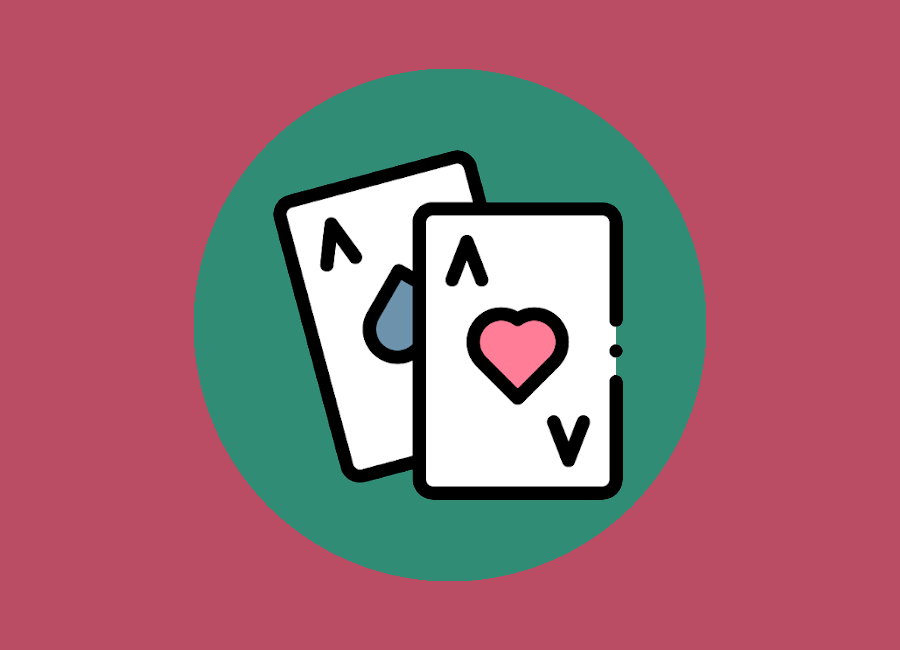
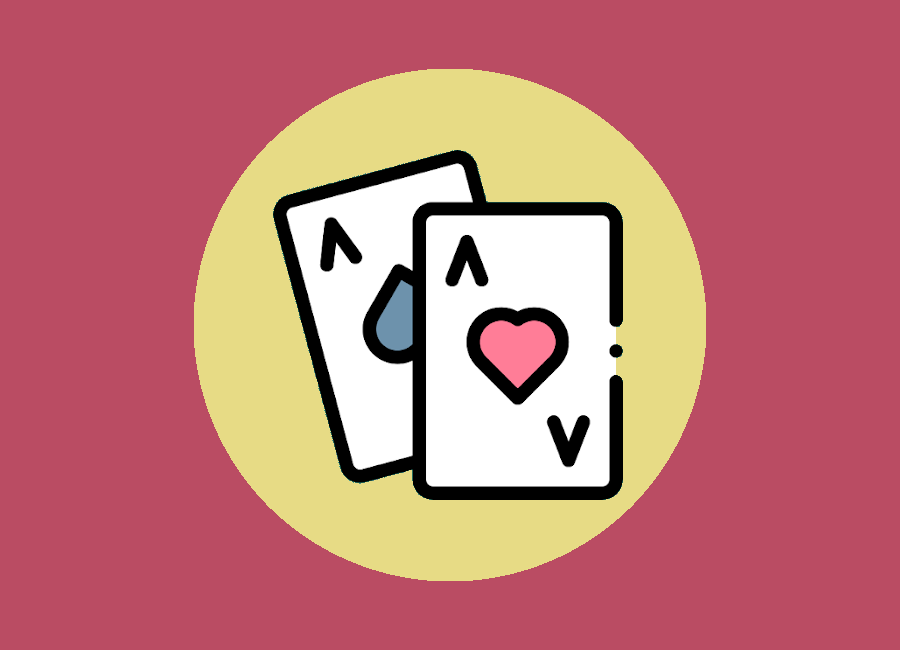
Layer changes from the first 900 × 650 image to the second:
painted on "Layer" over [194, 69, 706, 581]
